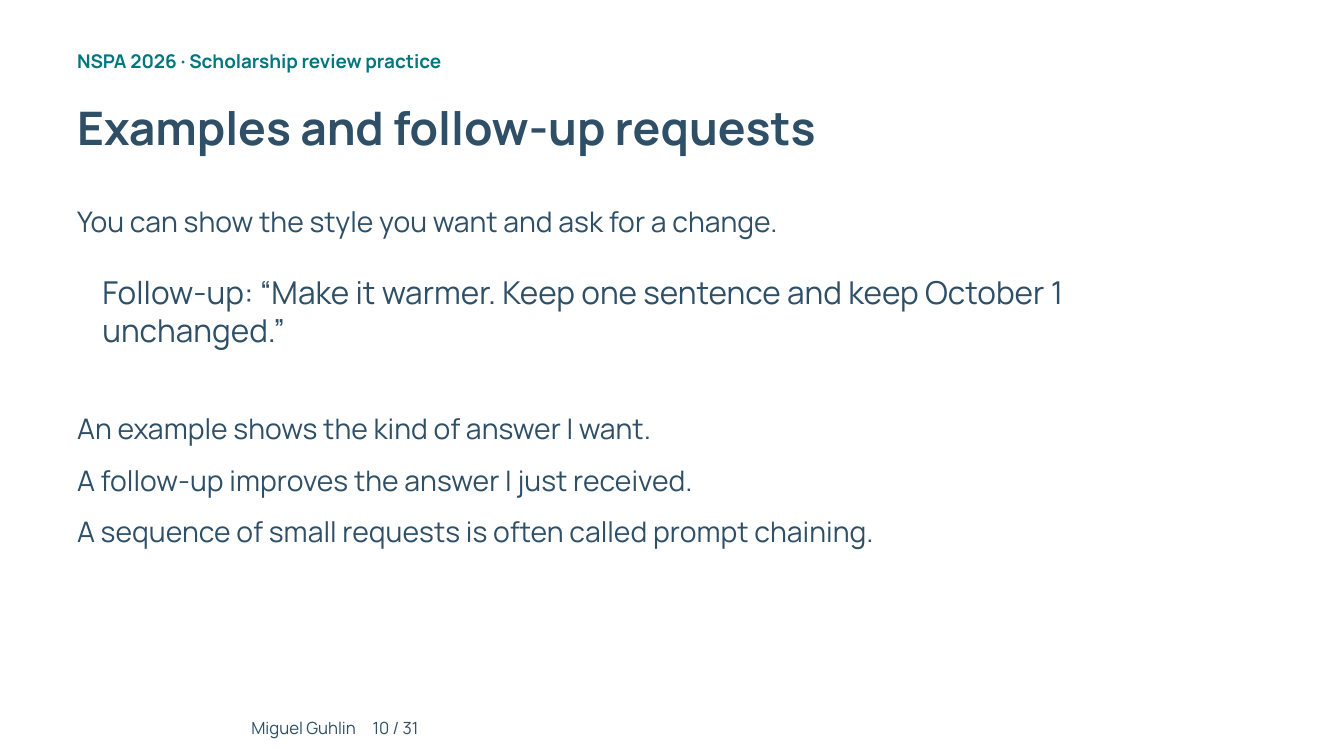
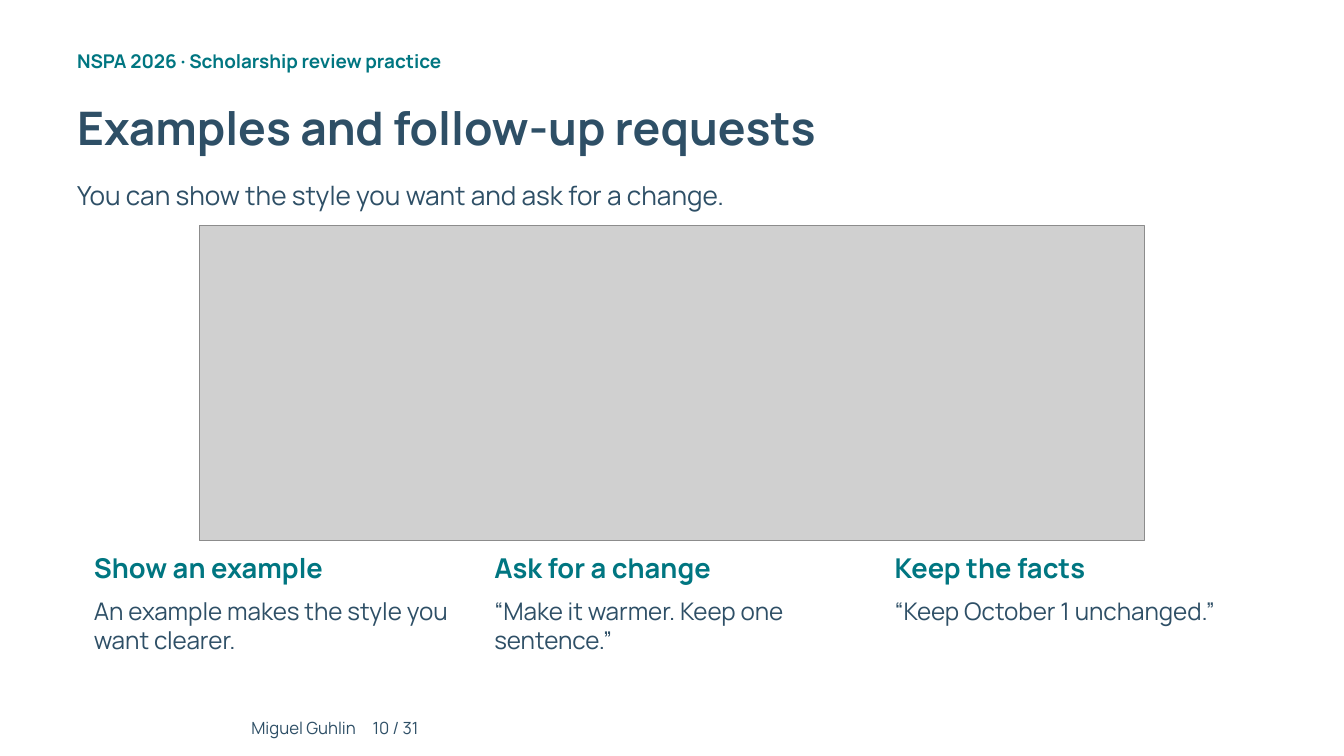
Before and after one commit to mguhlin/nspa, a slide deck: slide 10 of 2026/p/slides/ai-prompting-scholarship-review.pptx. Drawn at 1344x756 pixels with LibreOffice and Linux fonts; fonts in the diff are those of the drawing; grey boxes stand for pictures; background and template pictures are left out. Boxes give left, top, right and bottom in pixels: in the first picture for what was removed or moved away, otherwise in the second. Text is boxed around its words. In the diff, an @@ line names an element or a change of style, - is before the commit and + after.

Commit message:
Enrich prompting slides and separate assessment results from guided activities

```diff
--- a/2026/p/slides/ai-prompting-scholarship-review.pptx
+++ b/2026/p/slides/ai-prompting-scholarship-review.pptx
@@ text "You can show the style ...": place and size @@
-text "You can show the style ..." at (77, 211, 777, 240)
+text "You can show the style ..." at (77, 185, 724, 212)
@@ text "You can show the style ..." at (77, 185, 724, 212): size 20.2 to 18.8 pt @@
@@ picture added at (200, 226, 1145, 540) @@
@@ text removed at (77, 418, 651, 446) @@
-An example shows the kind of answer I want.
@@ text removed at (77, 470, 692, 498) @@
-A follow-up improves the answer I just received.
@@ text removed at (77, 521, 873, 550) @@
-A sequence of small requests is often called prompt chaining.
@@ text added at (94, 558, 323, 585), 19.5 pt, text #007681, bold @@
+Show an example
@@ text added at (494, 558, 711, 585), 19.5 pt, text #007681, bold @@
+Ask for a change
@@ text added at (895, 558, 1085, 585), 19.5 pt, text #007681, bold @@
+Keep the facts
@@ text added at (94, 602, 448, 650), 17.2 pt, text #2E4F66 @@
+An example makes the style you want clearer.
@@ text at (494, 602, 784, 650): text changed; size 22.5 to 17.2 pt @@
-Follow-up: “Make it warmer. Keep one sentence and keep October 1 unchanged.”
+“Make it warmer. Keep one sentence.”
@@ text added at (895, 602, 1215, 626), 17.2 pt, text #2E4F66 @@
+“Keep October 1 unchanged.”
```
Also in this commit, not shown: 16 other slides changed, 1 slide added, 1 slide removed, 41 other files.
